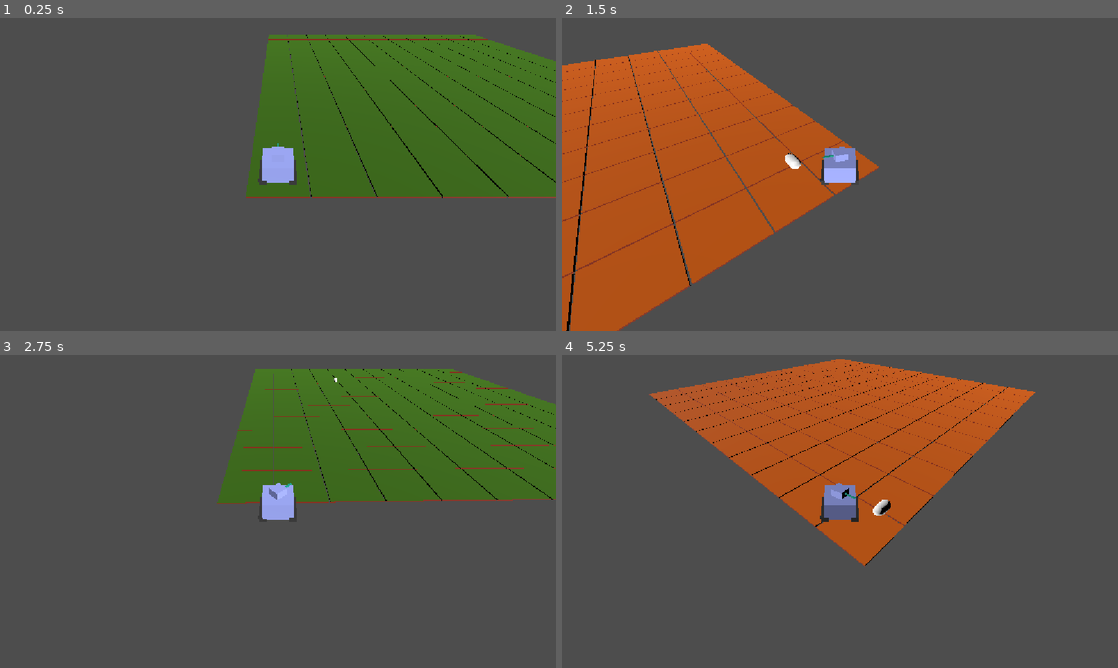
Above: before the commit, frames 1-4 (two rows, left to right).
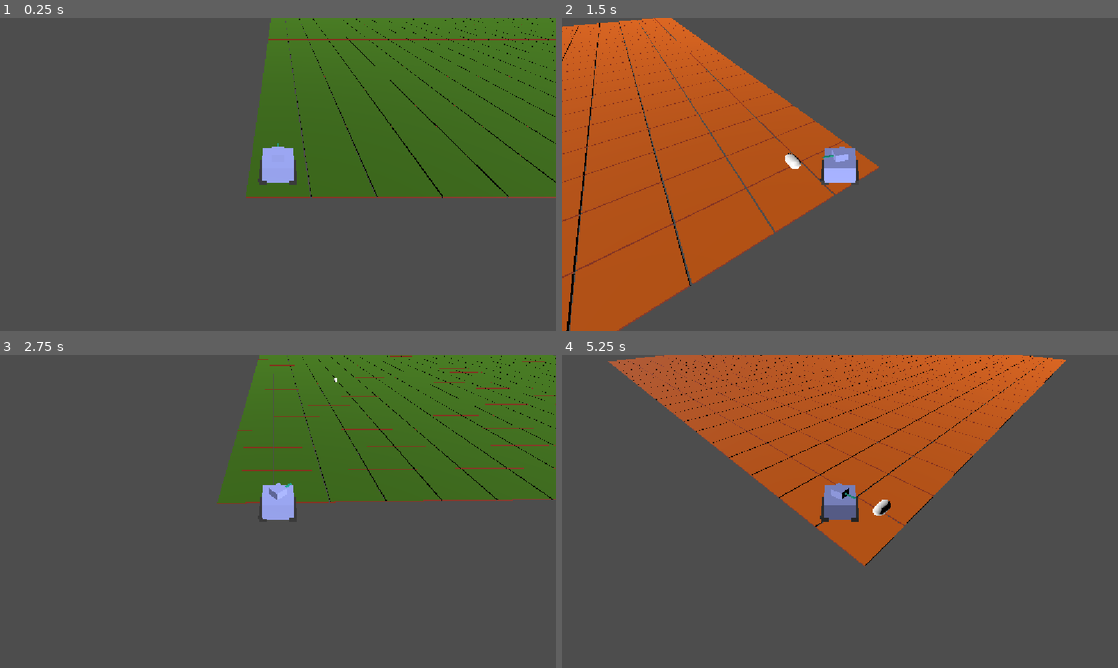
Above: after the commit, the same moments.

Repository: Grihgrix/Tank_Shift
Game: Godot game, scene res://Game scenes/Main_game_scene.tscn
Two runs of this game, one before a commit and one after it. Both use one fixed random seed, a clock stepped at 60 frames per second and the inputs below.
Inputs (mouse positions are in pixels of both pictures, inside the frame that each line leads up to):
- Up to frame 1 (0.25 s): no input
- Up to frame 2 (1.5 s): tap Enter (ui_accept) at 0.5, 0.77 s; move the mouse to (962, 158) at 0.52 s; hold Right (ui_right) 0.53-1.28 s; click (962, 158) at 0.6 s; move the mouse to (728, 190) at 1.27 s; hold Down (ui_down) from 1.28 s (still down); click (728, 190) at 1.35 s
- Up to frame 3 (2.75 s): tap Enter (ui_accept) at 1.52 s; move the mouse to (333, 442) at 2.02 s; release Down (ui_down) at 2.03 s; hold Right (ui_right) from 2.03 s (still down); click (333, 442) at 2.1 s
- Up to frame 4 (5.25 s): move the mouse to (812, 574) at 2.77 s; release Right (ui_right) at 2.78 s; hold Up (ui_up) 2.78-3.53 s; click (812, 574) at 2.85 s; tap Enter (ui_accept) at 3.02, 3.77, 4.52 s; move the mouse to (1006, 558) at 3.52 s; hold Left (ui_left) 3.53-5.03 s; click (1006, 558) at 3.6 s; move the mouse to (673, 464) at 4.27 s; click (673, 464) at 4.35 s; move the mouse to (867, 511) at 5.02 s; hold Down (ui_down) from 5.03 s (still down); click (867, 511) at 5.1 s

The runs differ from the first frame. In frame 1, 3.4% of the frame differs, in the area x 48-100%, y 0-14%; in frame 2, 2.5%; in frame 3, 3.5%; in frame 4, 5.4%, in the area x 8-91%, y 0-13%.

Commit message:
Add a tile_id function of tile position
This should make it easier to identify which tile the character is on

Diff:
--- a/Game scenes/Terrain scenes/level.gd
+++ b/Game scenes/Terrain scenes/level.gd
@@ -48,10 +48,15 @@
 
 
 func spawn_tile(X:int,Y:int):
-	print("spwan")
+
 	var terrain_tile = TILE.instantiate()
 	tiles_node.add_child(terrain_tile)
 
 	terrain_tile.position.x = X * (Global.terrain_tile_size + Global.space_between_tiles)
 	terrain_tile.position.y = 0
 	terrain_tile.position.z = -Y * (Global.terrain_tile_size + Global.space_between_tiles)
+
+	# Create a tile id
+
+	terrain_tile.tile_id = (X * 10000) + Y
+	print(terrain_tile.tile_id)
--- /dev/null
+++ b/Game scenes/Terrain scenes/terrain_tile.gd
@@ -0,0 +1,12 @@
+extends Node3D
+
+@export var tile_id:int
+
+# Called when the node enters the scene tree for the first time.
+func _ready():
+	pass # Replace with function body.
+
+
+# Called every frame. 'delta' is the elapsed time since the previous frame.
+func _process(delta):
+	pass
--- a/Game scenes/Terrain scenes/terrain_tile.tscn
+++ b/Game scenes/Terrain scenes/terrain_tile.tscn
@@ -1,4 +1,6 @@
 [gd_scene format=3 uid="uid://cicovrxj1en1k"]
+
+[ext_resource type="Script" uid="uid://4fgx2ak4mlgo" path="res://Game scenes/Terrain scenes/terrain_tile.gd" id="1_xc5pr"]
 
 [sub_resource type="PlaneMesh" id="PlaneMesh_44mry"]
 
@@ -16,6 +18,7 @@
 albedo_color = Color(0.53710204, 0.16005546, 0, 1)
 
 [node name="Terrain_tile" type="Node3D" unique_id=1675819588]
+script = ExtResource("1_xc5pr")
 
 [node name="Upside_MeshInstance3D" type="MeshInstance3D" parent="." unique_id=1673046398]
 transform = Transform3D(2, 0, 0, 0, 2, 0, 0, 0, 2, 0, 0.05, 0)
--- a/Global/Global.gd
+++ b/Global/Global.gd
@@ -5,6 +5,6 @@
 var projectile_speed:int = 50
 
 # Level instanciation
-var terrain_dimension:Vector2i = Vector2i(10, 10)
+var terrain_dimension:Vector2i = Vector2i(20, 20)
 var terrain_tile_size:float = 2 * 2 #(2 * scale of tile)
 var space_between_tiles:float = 0.1 # if we want to make the tiles visible or if we want to keep a small space to see the other side
Not shown, added: Game scenes/Terrain scenes/terrain_tile.gd.uid
